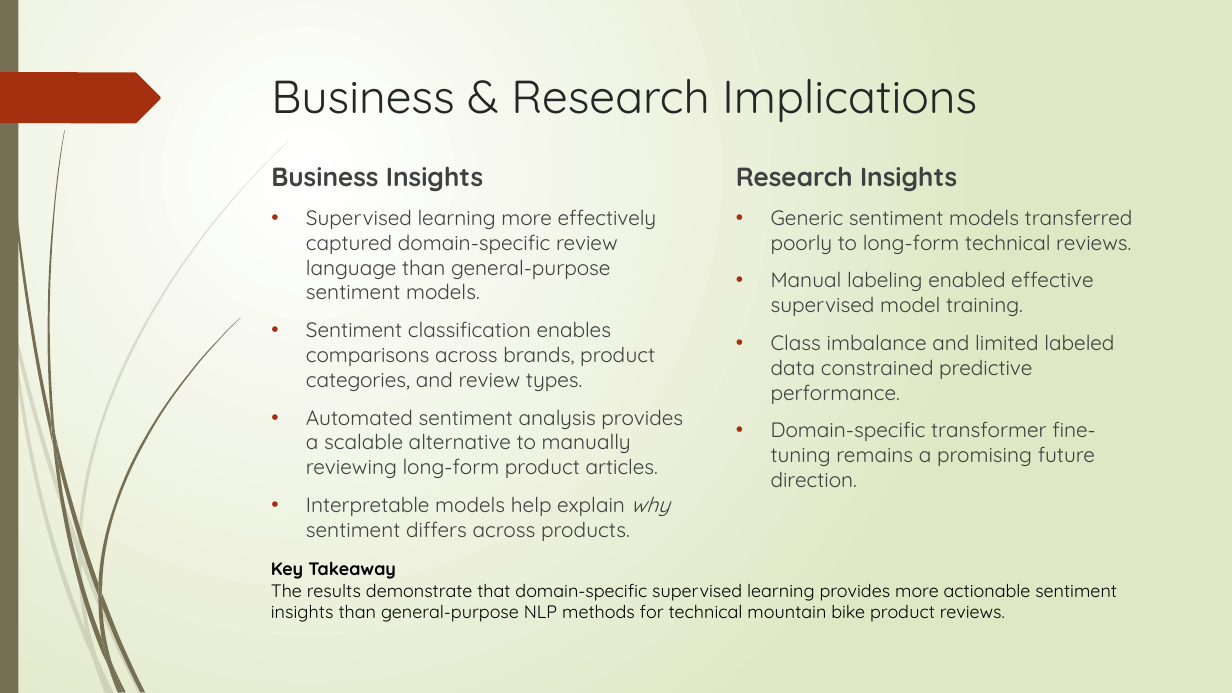
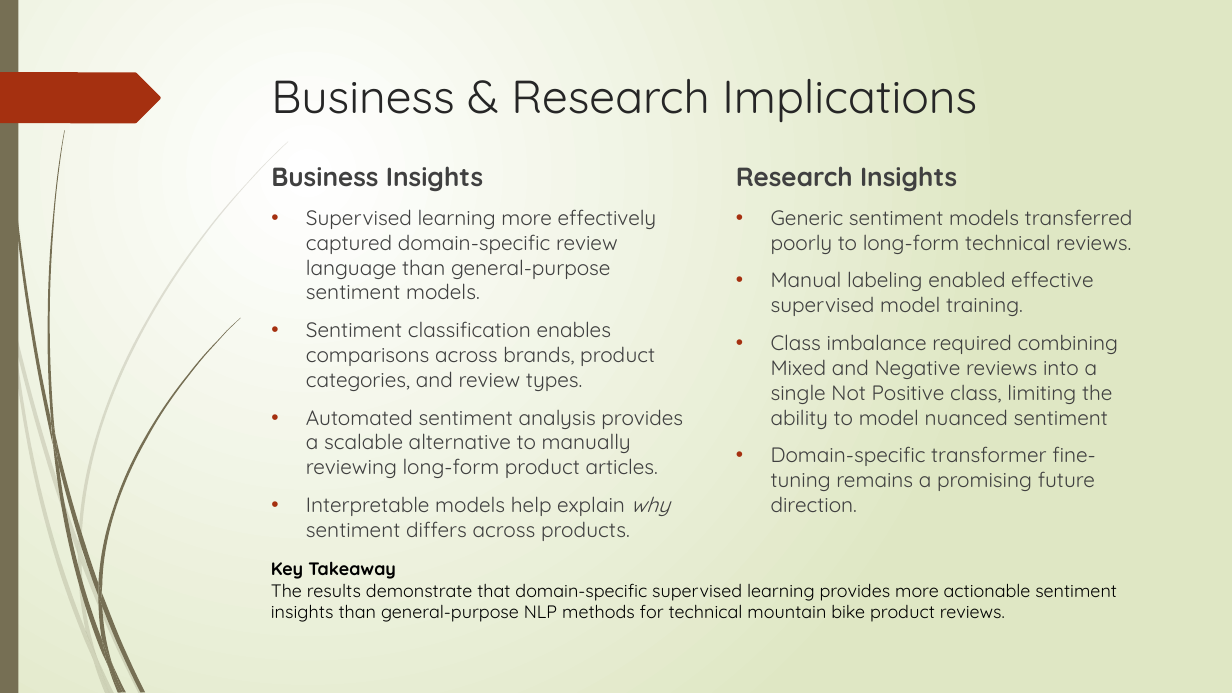
Before and after one commit to Austin-Engstrom/capstone-ds785, a slide deck: slide 9 of project_documents/DS785_Presentation4.pptx. Drawn at 1232x693 pixels with LibreOffice and Linux fonts; fonts in the diff are those of the drawing. Boxes give left, top, right and bottom in pixels: in the first picture for what was removed or moved away, otherwise in the second. Text is boxed around its words. In the diff, an @@ line names an element or a change of style, - is before the commit and + after.

```diff
--- a/project_documents/DS785_Presentation4.pptx
+++ b/project_documents/DS785_Presentation4.pptx
@@ text at [771, 334, 1118, 429]: text changed @@
-• Class imbalance and limited labeled data constrained predictive performance.
+• Class imbalance required combining Mixed and Negative reviews into a single Not Positive class, limiting the ability to model nuanced sentiment
```
Also in this commit, not shown: 2 other slides changed.
